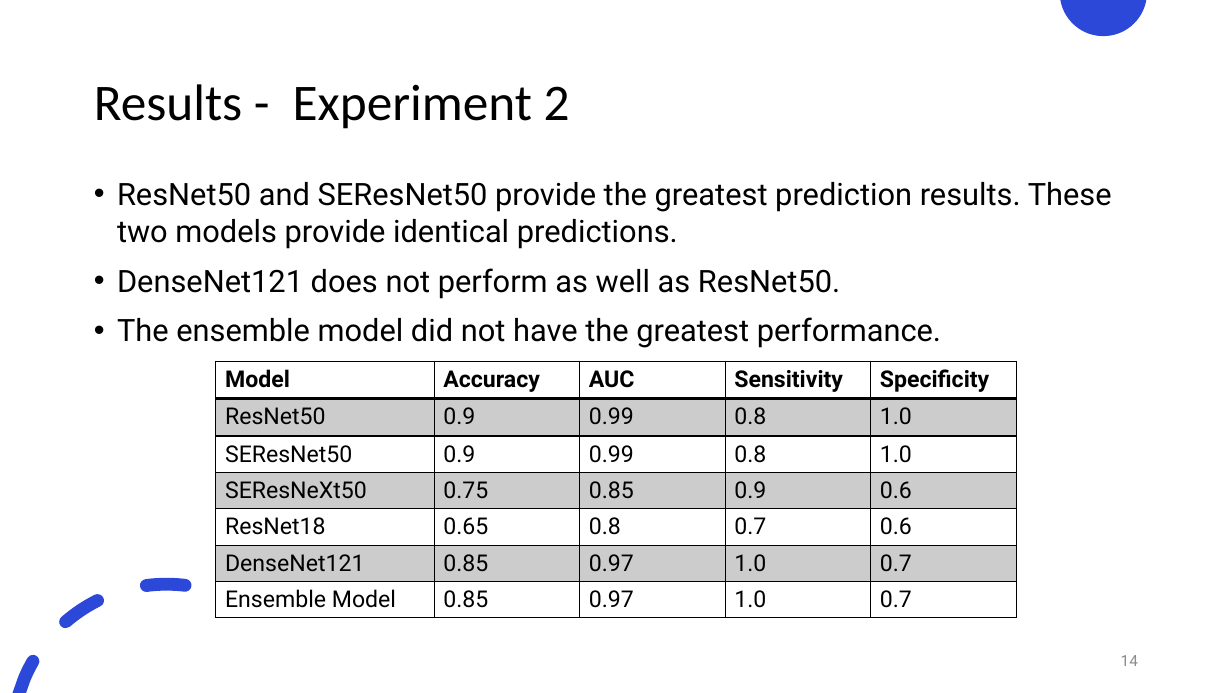
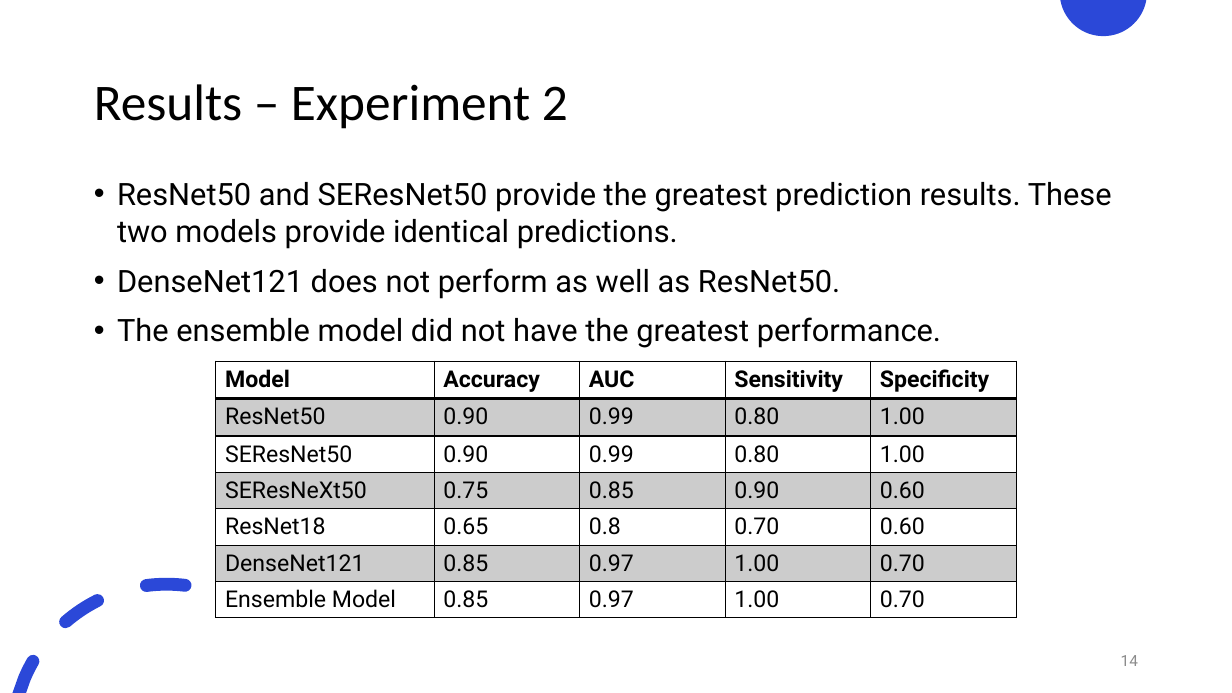
Before and after one commit to justin-bardwell/JB_AD, a slide deck: slide 14 of 21961992_Seminar.pptx. Drawn at 1232x693 pixels with LibreOffice and Linux fonts; fonts in the diff are those of the drawing. Boxes give left, top, right and bottom in pixels: in the first picture for what was removed or moved away, otherwise in the second. Text is boxed around its words. In the diff, an @@ line names an element or a change of style, - is before the commit and + after.

```diff
--- a/21961992_Seminar.pptx
+++ b/21961992_Seminar.pptx
@@ title at bbox=[94, 84, 568, 129]: text changed @@
-Results - Experiment 2
+Results – Experiment 2
@@ table at bbox=[216, 361, 1015, 621] @@
-row 2: ResNet50 | 0.9 | 0.99 | 0.8 | 1.0
+row 2: ResNet50 | 0.90 | 0.99 | 0.80 | 1.00
-row 3: SEResNet50 | 0.9 | 0.99 | 0.8 | 1.0
+row 3: SEResNet50 | 0.90 | 0.99 | 0.80 | 1.00
-row 4, column 4: 0.9
+row 4, column 4: 0.90
-row 4, column 5: 0.6
+row 4, column 5: 0.60
-row 5, column 4: 0.7
+row 5, column 4: 0.70
-row 5, column 5: 0.6
+row 5, column 5: 0.60
-row 6, column 4: 1.0
+row 6, column 4: 1.00
-row 6, column 5: 0.7
+row 6, column 5: 0.70
-row 7, column 4: 1.0
+row 7, column 4: 1.00
-row 7, column 5: 0.7
+row 7, column 5: 0.70
```
Also in this commit, not shown: 13 other slides changed, 3 slides added, 3 slides removed.
